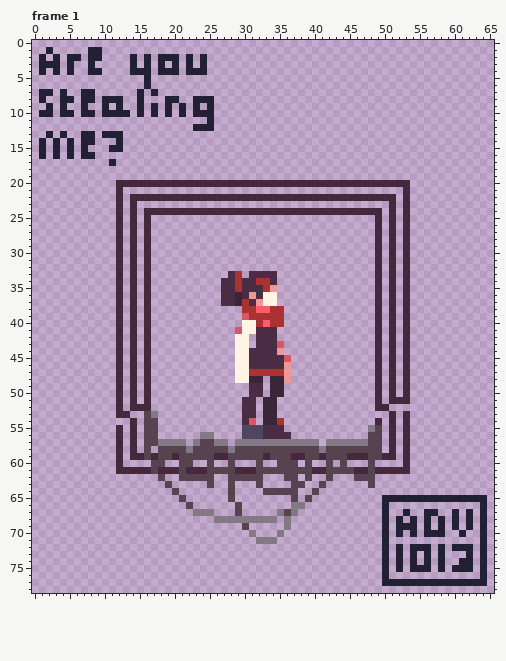
Animated GIF sprite, stored at landing.gif. The picture above was drawn from the file before the commit.
The file is 264x316 pixels, drawn in blocks of 4x4; one block is one cell here. Shown: frame 1. The commit also changed other frames, which this record leaves out.
After the commit:
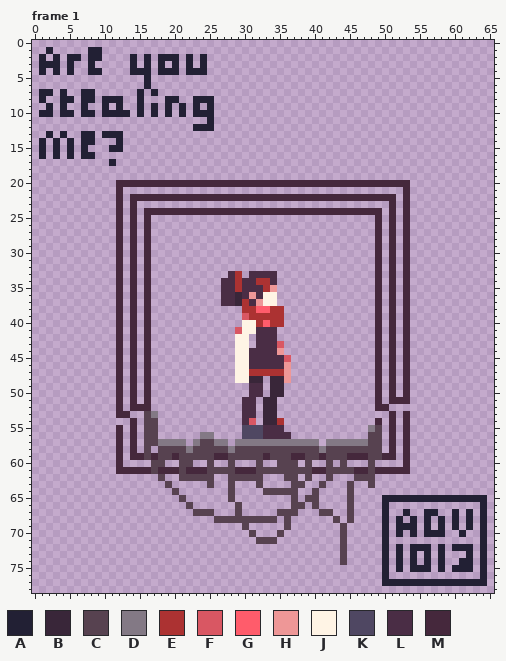
Palette (. is transparent): A #222034  B #392639  C #574250  D #837985  E #ac3232  F #d95763  G #ff5c6b  H #ee9797  J #fff4e5  K #4f4762  L #4a2d45  M #45283c
What changed:
Frame 1:
The author put colour C in rows 63 to 64 at x 45; in rows 65 to 66 at x 40 and 45; in row 67 at x 41 to 42 and 45; in row 68 at x 43 and 45; in rows 69 to 74 at x 44.
Colour D becomes colour C in row 66 at x 37 to 38; in row 67 at x 23 to 25, 35 and 37; in row 68 at x 26 to 34 and 36; in row 69 at x 36; in row 70 at x 31 and 35; in row 71 at x 32 to 34.
Pixel boxes of the changes (left, top, right, bottom) in both pictures:
changed: (193, 481, 354, 565)
